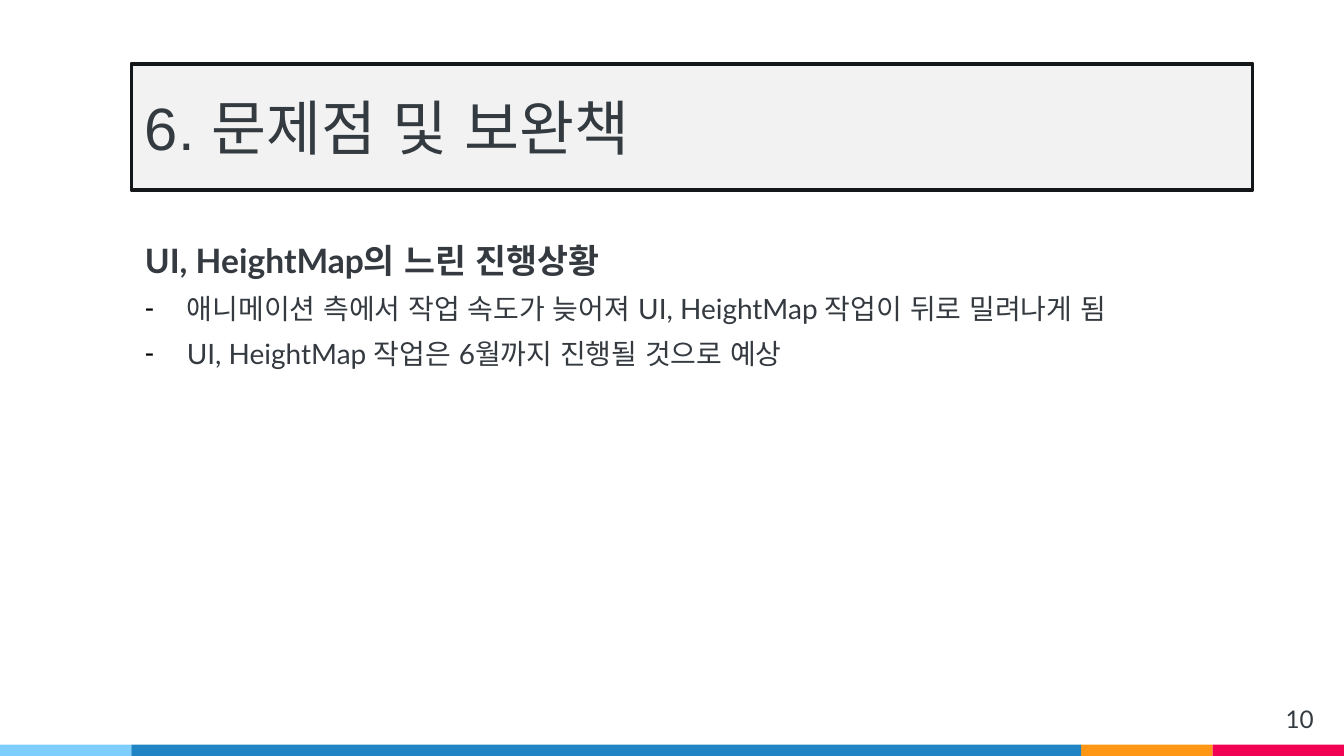
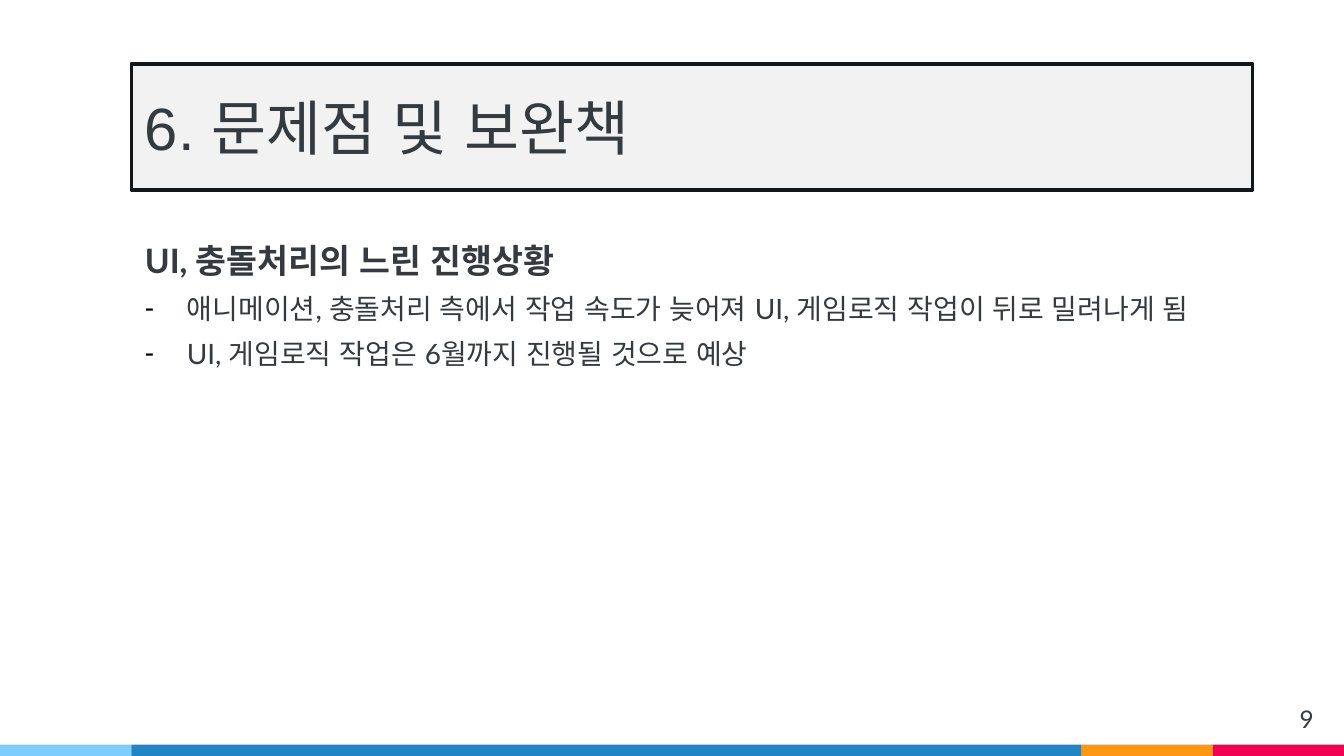
Before and after one commit to wsj2681/Anger_Control_Disoder, a slide deck: slide 9 of Capstone Design/발표자료/중간발표/v2.pptx (slide 10 before the commit). Drawn at 1344x756 pixels with LibreOffice and Linux fonts; fonts in the diff are those of the drawing. Boxes give left, top, right and bottom in pixels: in the first picture for what was removed or moved away, otherwise in the second. Text is boxed around its words. In the diff, an @@ line names an element or a change of style, - is before the commit and + after.

```diff
--- a/Capstone Design/발표자료/중간발표/v2.pptx
+++ b/Capstone Design/발표자료/중간발표/v2.pptx
@@ text at (x1=145, y1=244, x2=1189, y2=368): text changed @@
-UI, HeightMap의 느린 진행상황
-– 애니메이션 측에서 작업 속도가 늦어져 UI, HeightMap 작업이 뒤로 밀려나게 됨
-– UI, HeightMap 작업은 6월까지 진행될 것으로 예상
+UI, 충돌처리의 느린 진행상황
+– 애니메이션, 충돌처리 측에서 작업 속도가 늦어져 UI, 게임로직 작업이 뒤로 밀려나게 됨
+– UI, 게임로직 작업은 6월까지 진행될 것으로 예상
@@ page number at (x1=1300, y1=710, x2=1314, y2=728): text changed @@
-10
+9
```
Also in this commit, not shown: 6 other slides changed, 1 slide removed, 5 other files.
